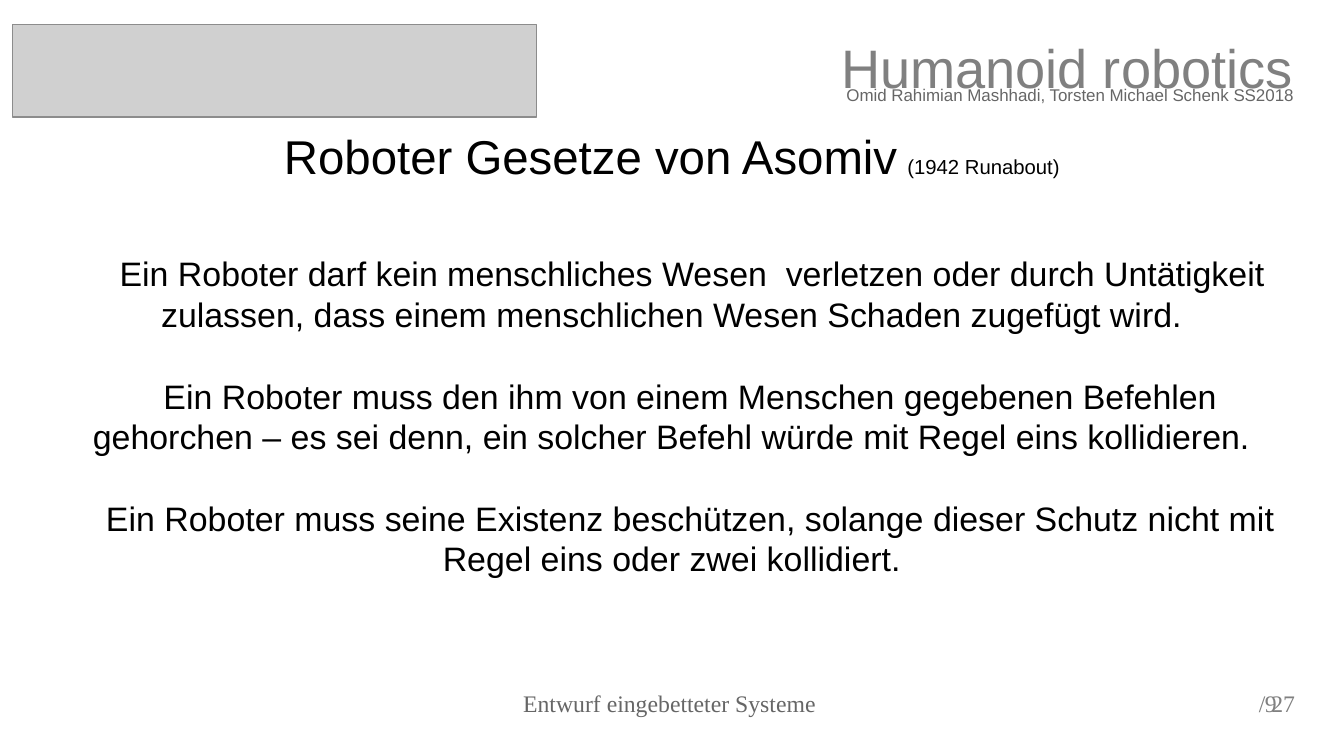
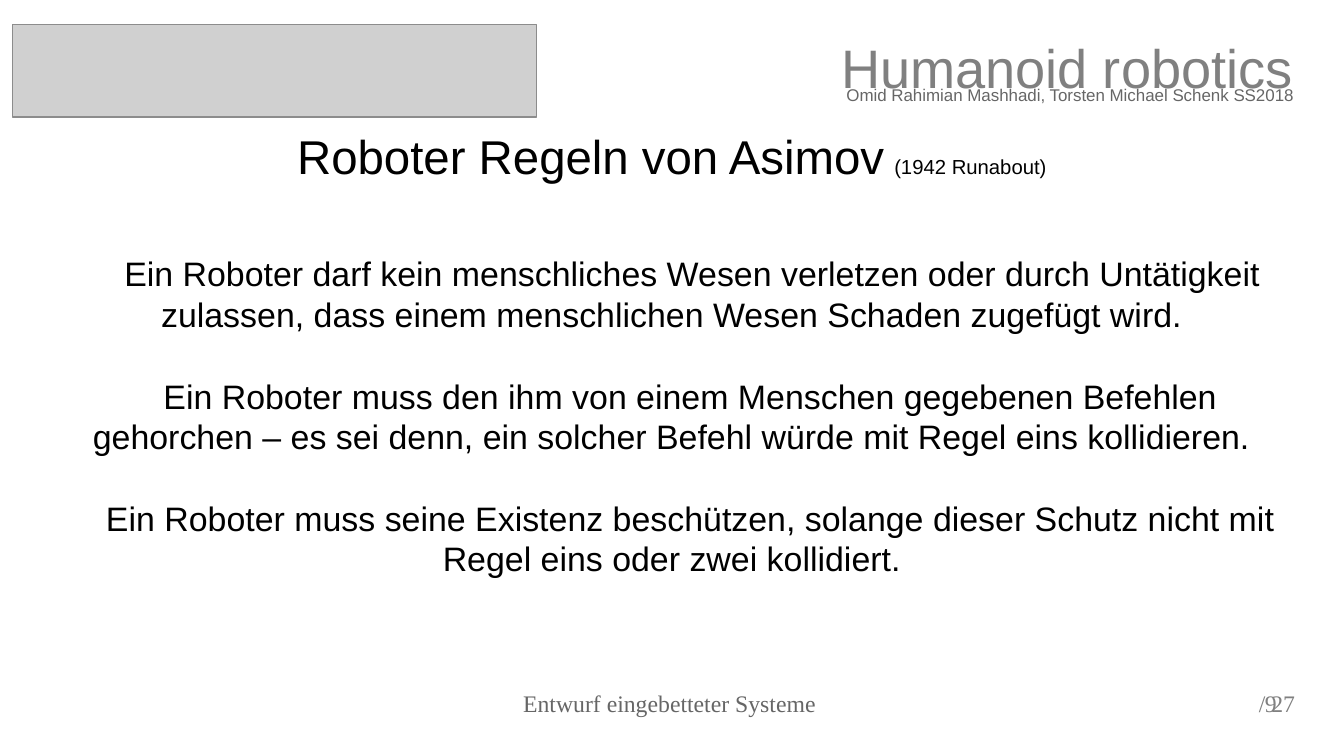
Before and after one commit to torstenschenk/beuth-avatar-ss2018, a slide deck: slide 9 of Presentation/HumanoidRobotic.odp. Drawn at 1344x756 pixels with LibreOffice and Linux fonts; fonts in the diff are those of the drawing; grey boxes stand for pictures. Boxes give left, top, right and bottom in pixels: in the first picture for what was removed or moved away, otherwise in the second. Text is boxed around its words. In the diff, an @@ line names an element or a change of style, - is before the commit and + after.

```diff
--- a/Presentation/HumanoidRobotic.odp
+++ b/Presentation/HumanoidRobotic.odp
@@ subtitle at (297, 139, 1047, 184): text changed @@
-Roboter Gesetze von Asomiv (1942 Runabout)
+Roboter Regeln von Asimov (1942 Runabout)
```
Also in this commit, not shown: 9 other slides changed.
